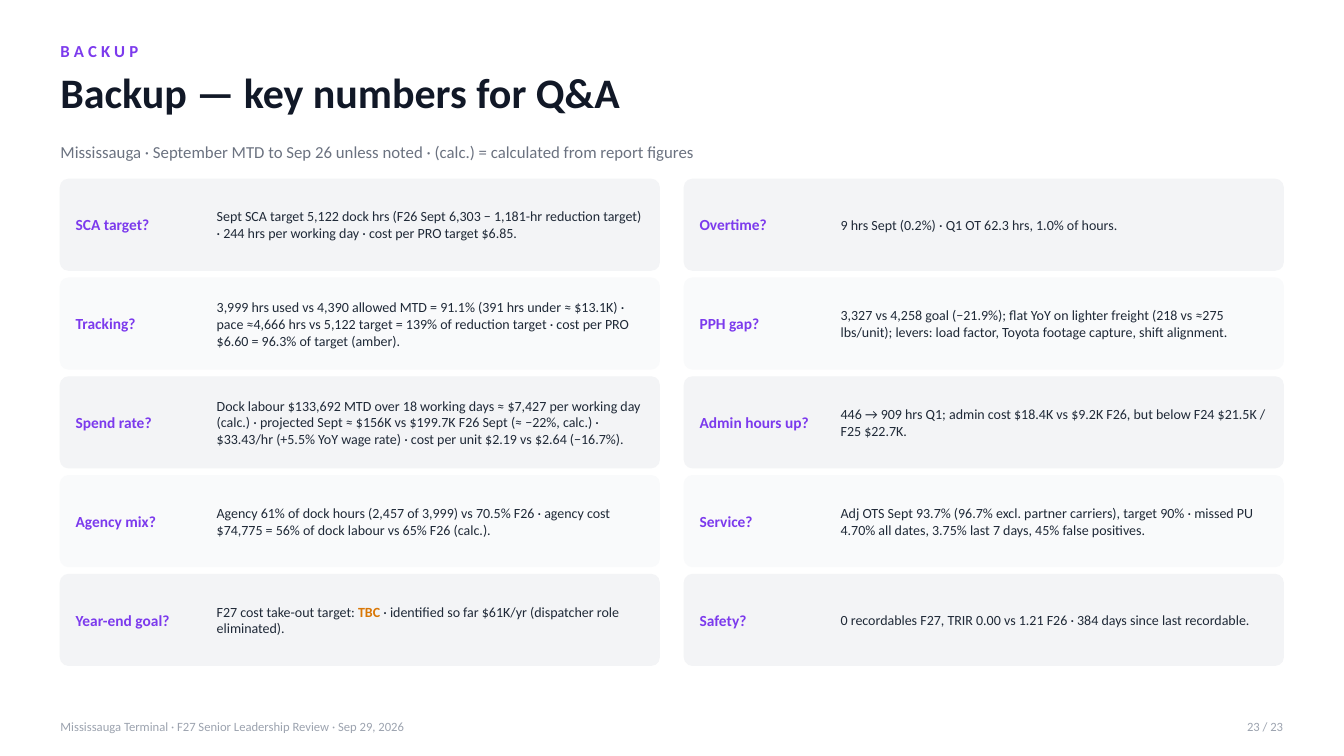
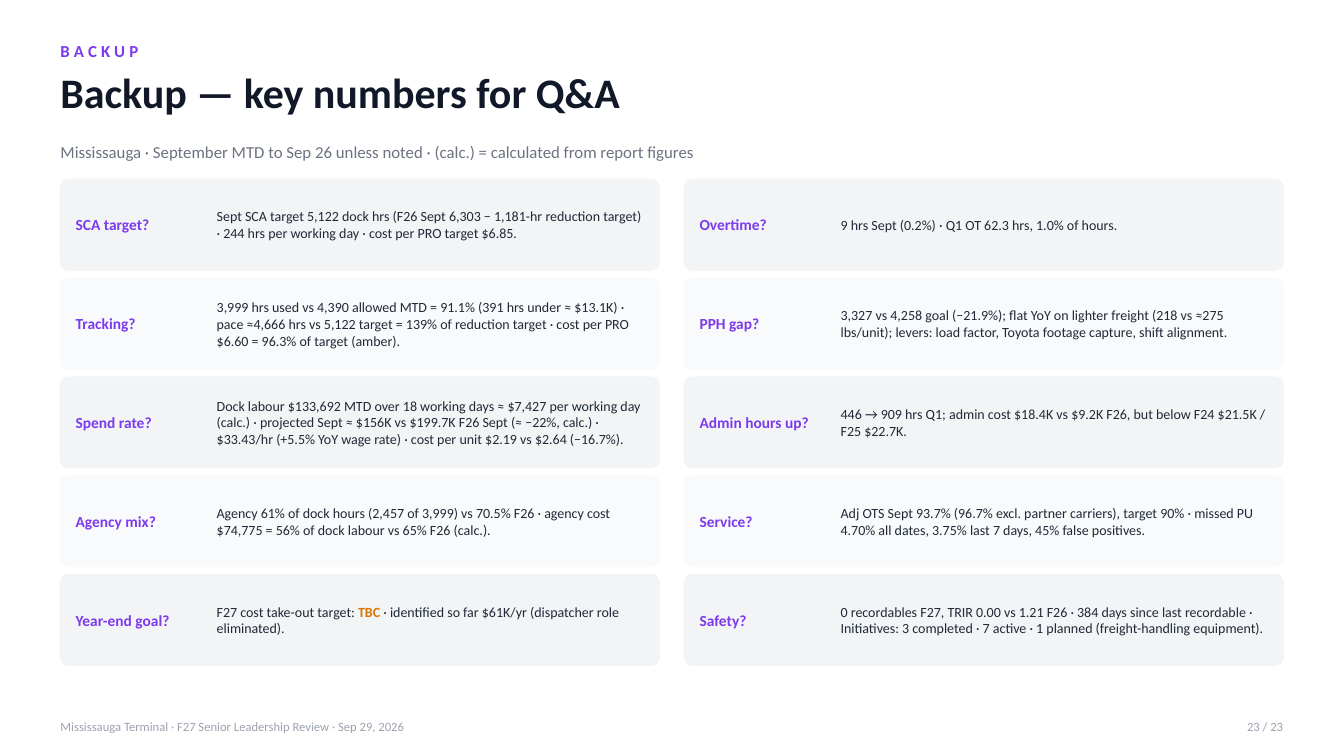
Before and after one commit to FuoriclasseX/mississauga-terminal-f26-cost-transformation-dashboard, a slide deck: slide 23 of presentation/Mississauga_F27_Leadership_Review_Sep29.pptx. Drawn at 1344x756 pixels with LibreOffice and Linux fonts; fonts in the diff are those of the drawing. Boxes give left, top, right and bottom in pixels: in the first picture for what was removed or moved away, otherwise in the second. Text is boxed around its words. In the diff, an @@ line names an element or a change of style, - is before the commit and + after.

```diff
--- a/presentation/Mississauga_F27_Leadership_Review_Sep29.pptx
+++ b/presentation/Mississauga_F27_Leadership_Review_Sep29.pptx
@@ text at <box>841,607,1263,636</box>: text changed @@
-0 recordables F27, TRIR 0.00 vs 1.21 F26 · 384 days since last recordable.
+0 recordables F27, TRIR 0.00 vs 1.21 F26 · 384 days since last recordable · Initiatives: 3 completed · 7 active · 1 planned (freight-handling equipment).
```
Also in this commit, not shown: 1 other slide changed, 1 slide added, 1 slide removed.
